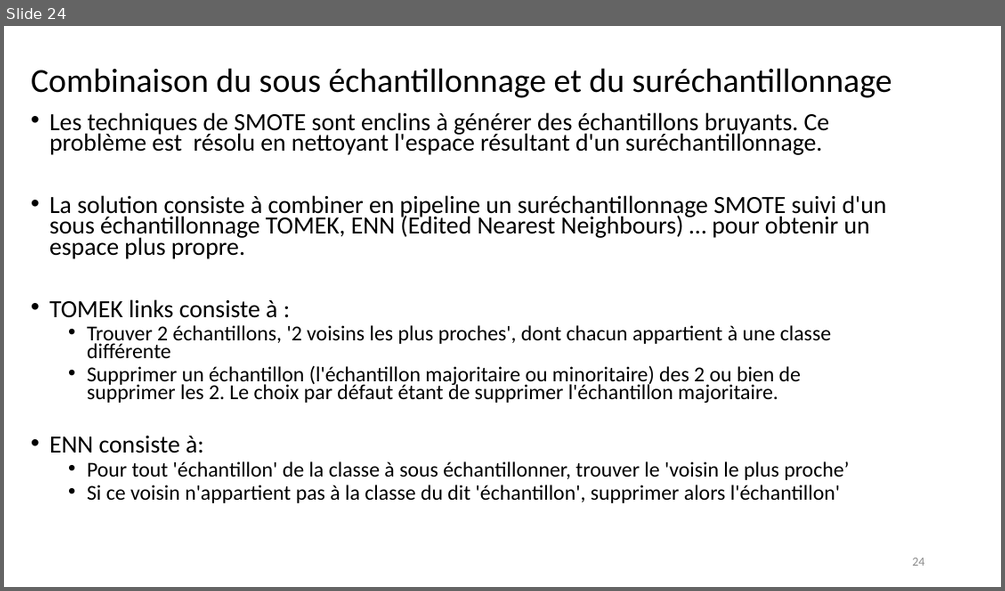
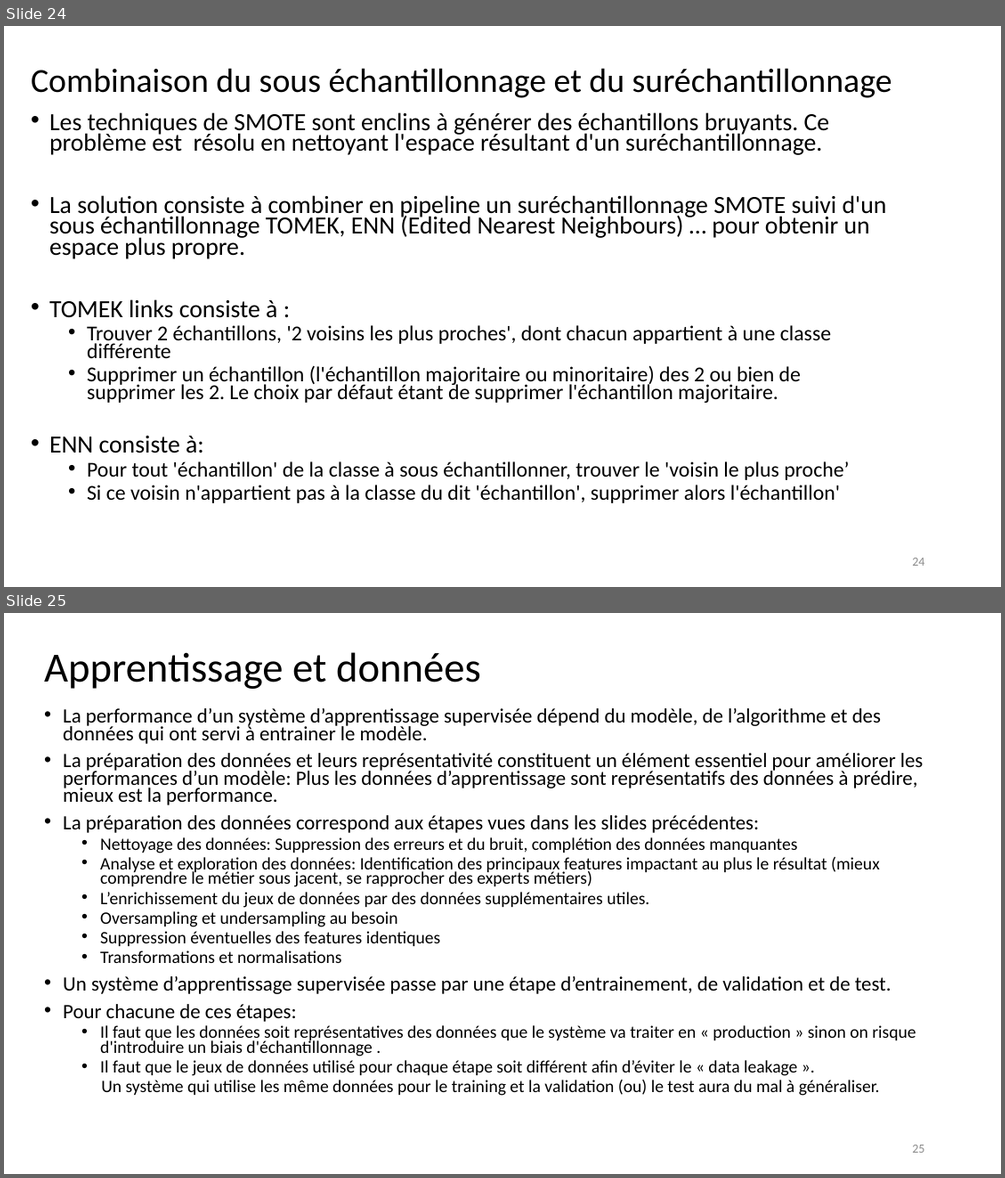
Before and after one commit to W-Alphonse/EXED-Training, a slide deck: ___VALEO/src/notebooks/valeo_20200701_1.pptx. Shown one above the other, each under a label of ours: slide 24 before the commit, slides 24 and 25 after it. The pictures are 1005x591 and 1005x1178 pixels, drawn with LibreOffice and Linux fonts; fonts in the diff are those of the drawing. Boxes give left, top, right and bottom in pixels: in the first picture for what was removed or moved away, otherwise in the second. Text is boxed around its words. In the diff, an @@ line names an element or a change of style, - is before the commit and + after.

```diff
--- a/___VALEO/src/notebooks/valeo_20200701_1.pptx
+++ b/___VALEO/src/notebooks/valeo_20200701_1.pptx
@@ slide 25 added at (4, 613, 1001, 1174), background #FFFFFF @@
@@ title added at (44, 652, 481, 689), 40 pt, text #000000 @@
+Apprentissage et données
@@ text added at (63, 708, 923, 1095), 16.8 pt, text #000000 @@
+• La performance d’un système d’apprentissage supervisée dépend du modèle, de l’algorithme et des données qui ont servi à entrainer le modèle.
+• La préparation des données et leurs représentativité constituent un élément essentiel pour améliorer les performances d’un modèle: Plus les données d’apprentissage sont représentatifs des données à prédire, mieux est la performance.
+• La préparation des données correspond aux étapes vues dans les slides précédentes:
+  • Nettoyage des données: Suppression des erreurs et du bruit, complétion des données manquantes
+  • Analyse et exploration des données: Identification des principaux features impactant au plus le résultat (mieux comprendre le métier sous jacent, se rapprocher des experts métiers)
+  • L’enrichissement du jeux de données par des données supplémentaires utiles.
+  • Oversampling et undersampling au besoin
+  • Suppression éventuelles des features identiques
+  • Transformations et normalisations
+• Un système d’apprentissage supervisée passe par une étape d’entrainement, de validation et de test.
+• Pour chacune de ces étapes:
+  • Il faut que les données soit représentatives des données que le système va traiter en « production » sinon on risque d'introduire un biais d'échantillonnage .
+  • Il faut que le jeux de données utilisé pour chaque étape soit différent afin d’éviter le « data leakage ».
+  Un système qui utilise les même données pour le training et la validation (ou) le test aura du mal à généraliser.
@@ page number added at (912, 1144, 924, 1152), 12 pt, text #8C8C8C @@
+25
```
Also in this commit, not shown: 1 other slide added, 1 slide removed, 9 other files.
